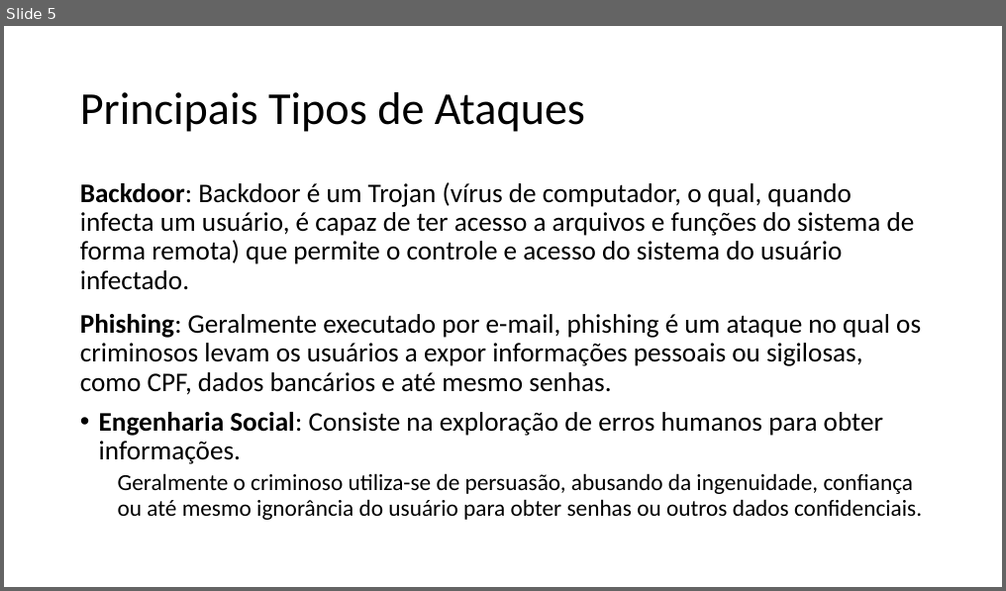
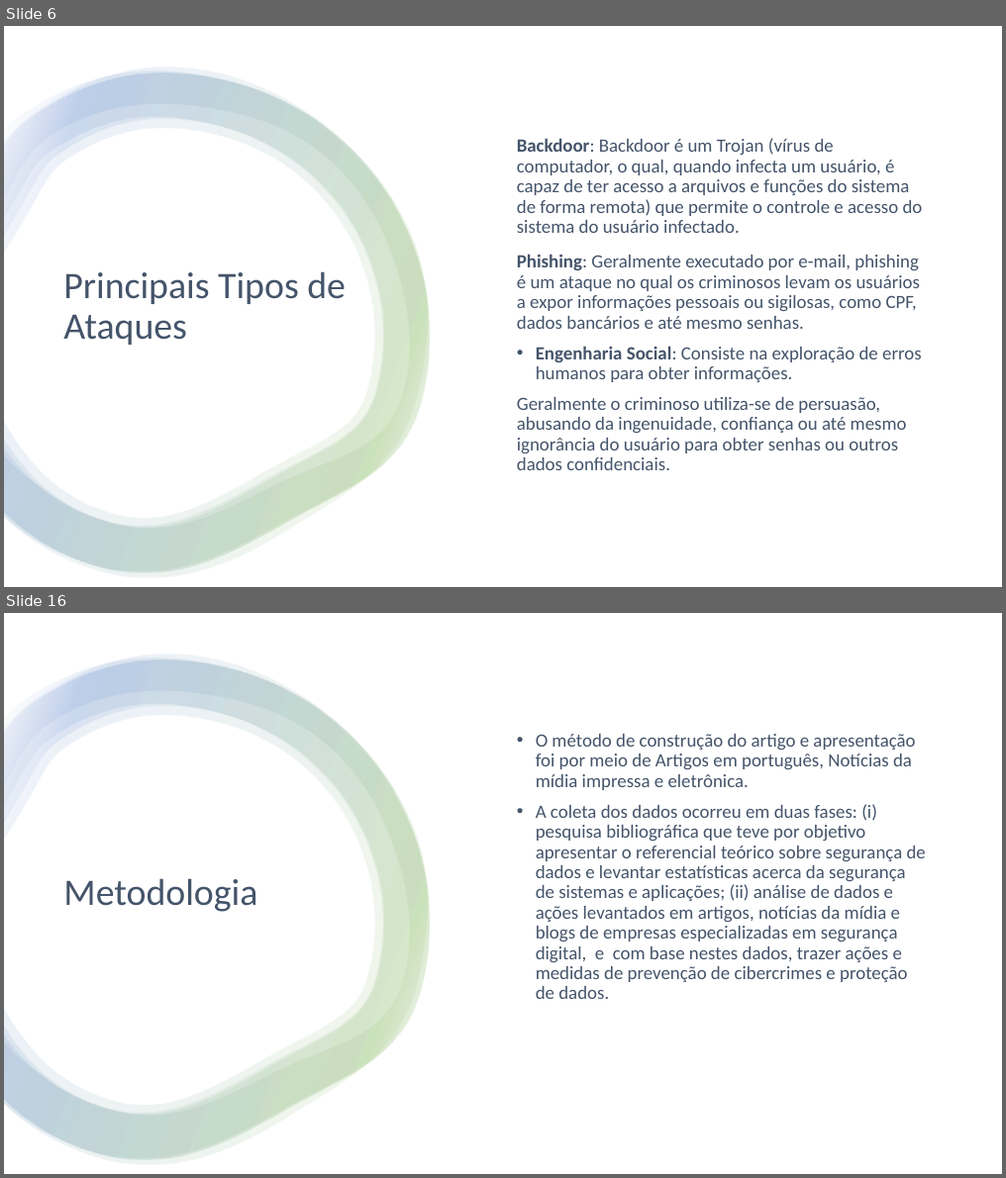
Before and after one commit to Material-IFSP/MPC-4, a slide deck: Apresentação.pptx. Shown one above the other, each under a label of ours: slide 5 before the commit, slides 6 and 16 after it; the slides between them are not shown. The pictures are 1006x591 and 1006x1178 pixels, drawn with LibreOffice and Linux fonts; fonts in the diff are those of the drawing. Boxes give left, top, right and bottom in pixels: in the first picture for what was removed or moved away, otherwise in the second. Text is boxed around its words. In the diff, an @@ line names an element or a change of style, - is before the commit and + after.

```diff
--- a/Apresentação.pptx
+++ b/Apresentação.pptx
@@ slide 16 added at bbox=[4, 613, 1002, 1174], background #FFFFFF @@
@@ rectangle added at bbox=[4, 613, 1002, 1174], fill #FFFFFF @@
@@ group added at bbox=[4, 655, 430, 1165]: 4 freeform shapes @@
@@ text added at bbox=[536, 734, 926, 999], 18 pt, text #44546A @@
+• O método de construção do artigo e apresentação foi por meio de Artigos em português, Notícias da mídia impressa e eletrônica.
+• A coleta dos dados ocorreu em duas fases: (i) pesquisa bibliográfica que teve por objetivo apresentar o referencial teórico sobre segurança de dados e levantar estatísticas acerca da segurança de sistemas e aplicações; (ii) análise de dados e ações levantados em artigos, notícias da mídia e blogs de empresas especializadas em segurança digital, e com base nestes dados, trazer ações e medidas de prevenção de cibercrimes e proteção de dados.
@@ title added at bbox=[63, 878, 257, 912], 36 pt, text #44546A @@
+Metodologia
@@ what was slide 5 is now slide 6 @@
@@ slide 6 changed as well @@
@@ rectangle added at bbox=[4, 26, 1002, 587], fill #FFFFFF @@
@@ group added at bbox=[4, 68, 430, 578]: 4 freeform shapes @@
@@ text "Backdoor: Backdoor é um Trojan ...": place and size @@
-text "Backdoor: Backdoor é um Trojan ..." at bbox=[80, 182, 922, 520]
+text "Backdoor: Backdoor é um Trojan ..." at bbox=[517, 138, 923, 471]
@@ text "Backdoor: Backdoor é um Trojan ..." at bbox=[517, 138, 923, 471]: size 25.9 to 18 pt in "Backdoor: Backdoor é um Trojan (vírus de ..."; text colour #000000 to #44546A; size 22.2 to 18 pt in "Geralmente o criminoso utiliza-se de persuasão, abusando ..."; list level 2 to 1 in "Geralmente o criminoso utiliza-se de ..."; vertical alignment top to middle @@
@@ title "Principais Tipos de Ataques": place and size @@
-title "Principais Tipos de Ataques" at bbox=[80, 92, 585, 132]
+title "Principais Tipos de Ataques" at bbox=[63, 272, 346, 345]
@@ title "Principais Tipos de Ataques" at bbox=[63, 272, 346, 345]: size 44 to 36 pt, text colour #000000 to #44546A @@
```
Also in this commit, not shown: 5 other slides changed, 15 other slides added, 6 slides removed.
